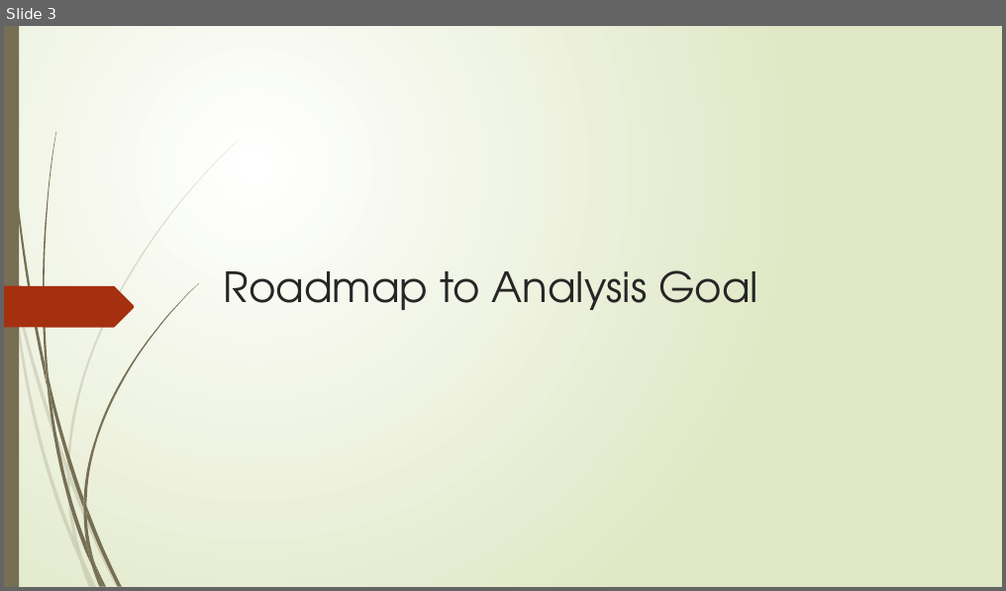
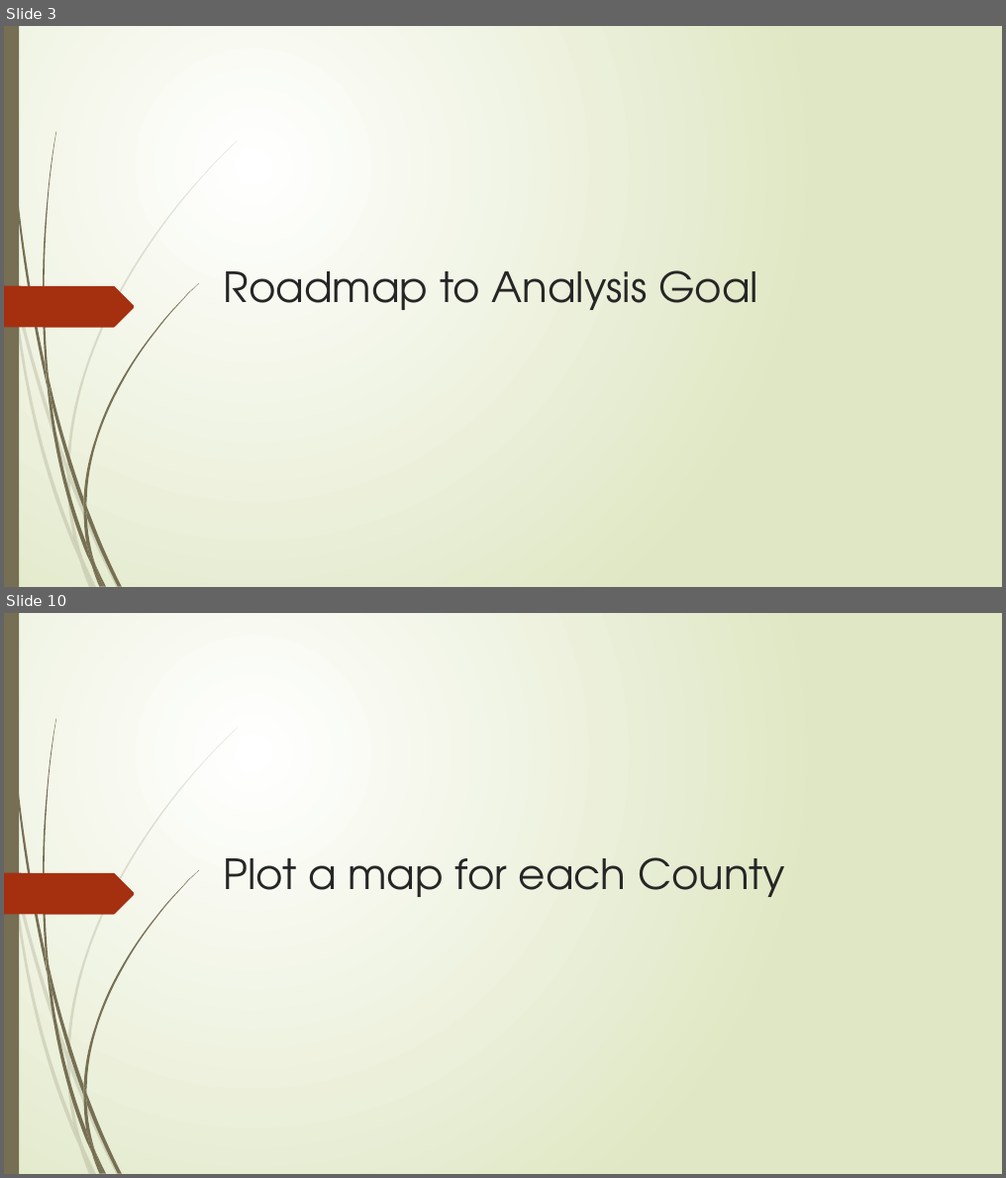
Before and after one commit to ameralbuttma/Coursera_Capstone_12_24_2020, a slide deck: Halal Food Provider in Ohio_USA.pptx. Shown one above the other, each under a label of ours: slide 3 before the commit, slides 3 and 10 after it; the slides between them are not shown. The pictures are 1006x591 and 1006x1178 pixels, drawn with LibreOffice and Linux fonts; fonts in the diff are those of the drawing. Boxes give left, top, right and bottom in pixels: in the first picture for what was removed or moved away, otherwise in the second. Text is boxed around its words. In the diff, an @@ line names an element or a change of style, - is before the commit and + after.

```diff
--- a/Halal Food Provider in Ohio_USA.pptx
+++ b/Halal Food Provider in Ohio_USA.pptx
@@ slide 10 added at bbox=[4, 613, 1002, 1174], background gradient #FFFFFF to #DFE8C4; not listed: 24 template elements that a slide beside it also shows @@
@@ title added at bbox=[224, 858, 785, 897], 40 pt, text #262626 @@
+Plot a map for each County
```
Also in this commit, not shown: 1 slide changed, 16 other slides added, 1 other file.
